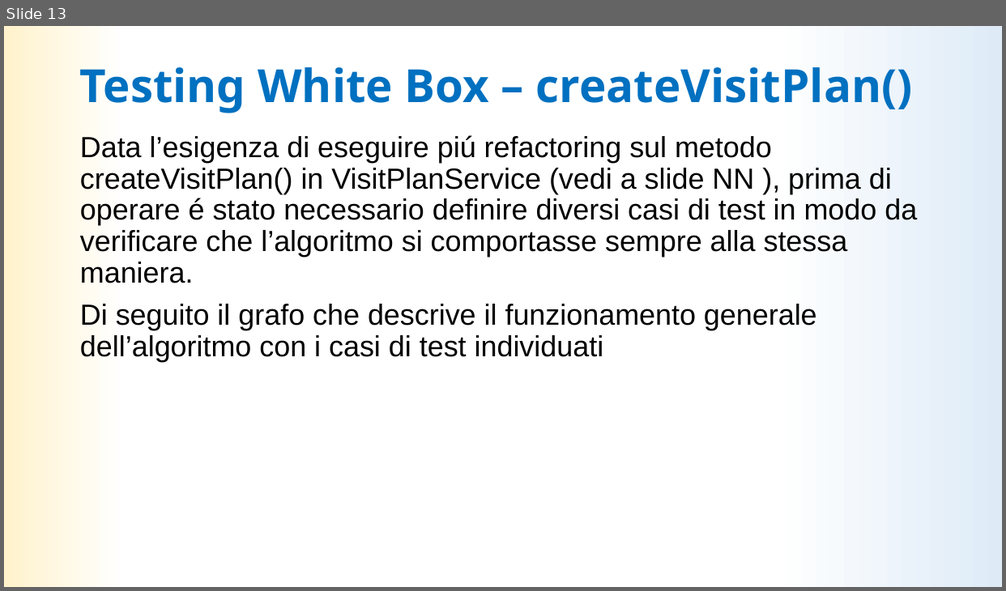
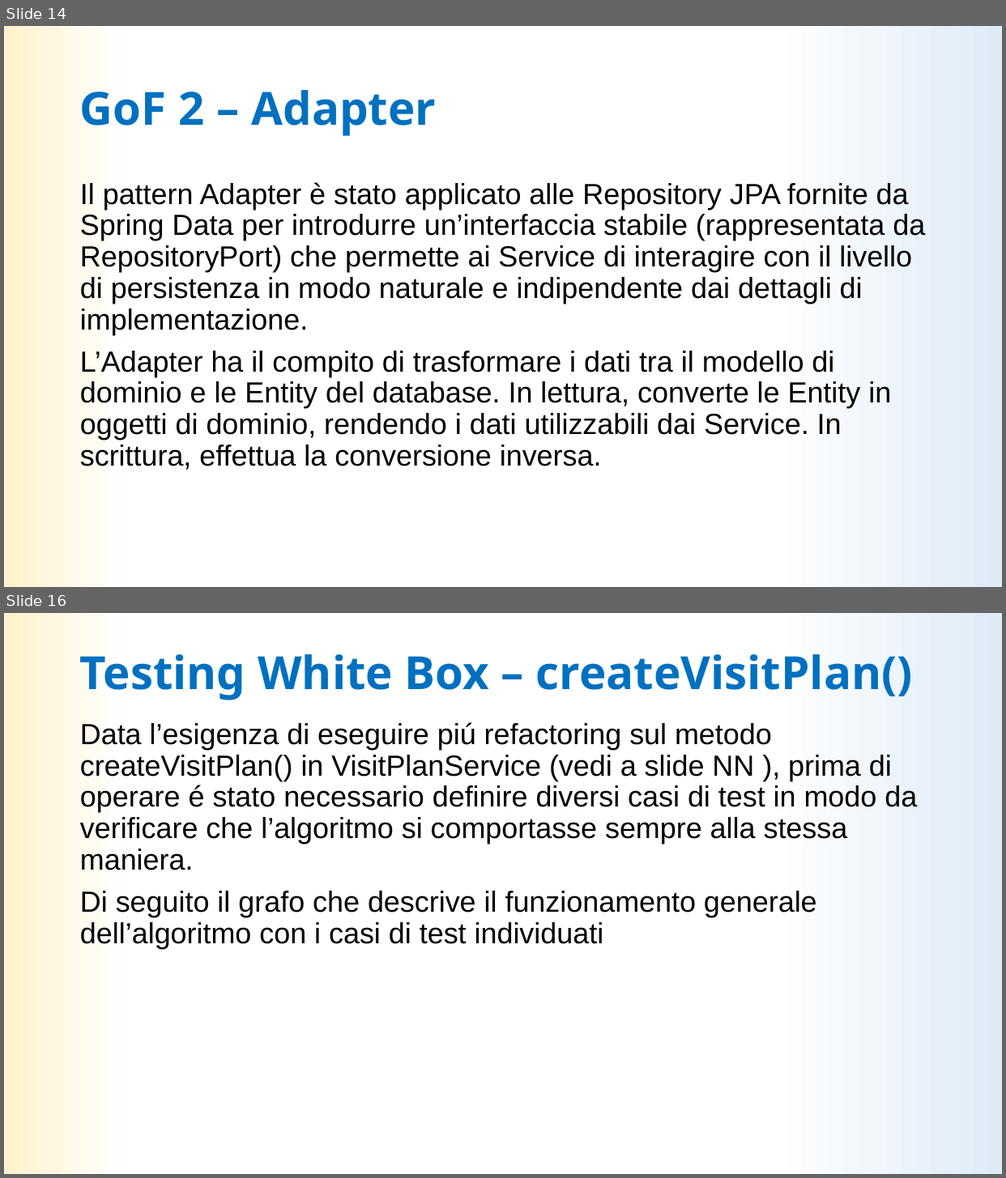
Before and after one commit to LDolzanelli/progettoIngegneria, a slide deck: doc/Presentazione/Presentazione_ingsw_parteB.pptx. Shown one above the other, each under a label of ours: slide 13 before the commit, slides 14 and 16 after it; the slides between them are not shown. The pictures are 1006x591 and 1006x1178 pixels, drawn with LibreOffice and Linux fonts; fonts in the diff are those of the drawing. Boxes give left, top, right and bottom in pixels: in the first picture for what was removed or moved away, otherwise in the second. Text is boxed around its words. In the diff, an @@ line names an element or a change of style, - is before the commit and + after.

```diff
--- a/doc/Presentazione/Presentazione_ingsw_parteB.pptx
+++ b/doc/Presentazione/Presentazione_ingsw_parteB.pptx
@@ slide 14 added at (x1=4, y1=26, x2=1002, y2=587), background gradient #DEEBF7 to #FFFFFF to #FFF2CC @@
@@ title added at (x1=80, y1=90, x2=436, y2=136), 44 pt, text #0070C0, bold @@
+GoF 2 – Adapter
@@ text added at (x1=80, y1=182, x2=925, y2=470), 28 pt, text #000000 @@
+Il pattern Adapter è stato applicato alle Repository JPA fornite da Spring Data per introdurre un’interfaccia stabile (rappresentata da RepositoryPort) che permette ai Service di interagire con il livello di persistenza in modo naturale e indipendente dai dettagli di implementazione.
+L’Adapter ha il compito di trasformare i dati tra il modello di dominio e le Entity del database. In lettura, converte le Entity in oggetti di dominio, rendendo i dati utilizzabili dai Service. In scrittura, effettua la conversione inversa.
@@ what was slide 13 is now slide 16 @@
```
Also in this commit, not shown: 9 slides changed, 3 other slides added, 1 slide removed.
